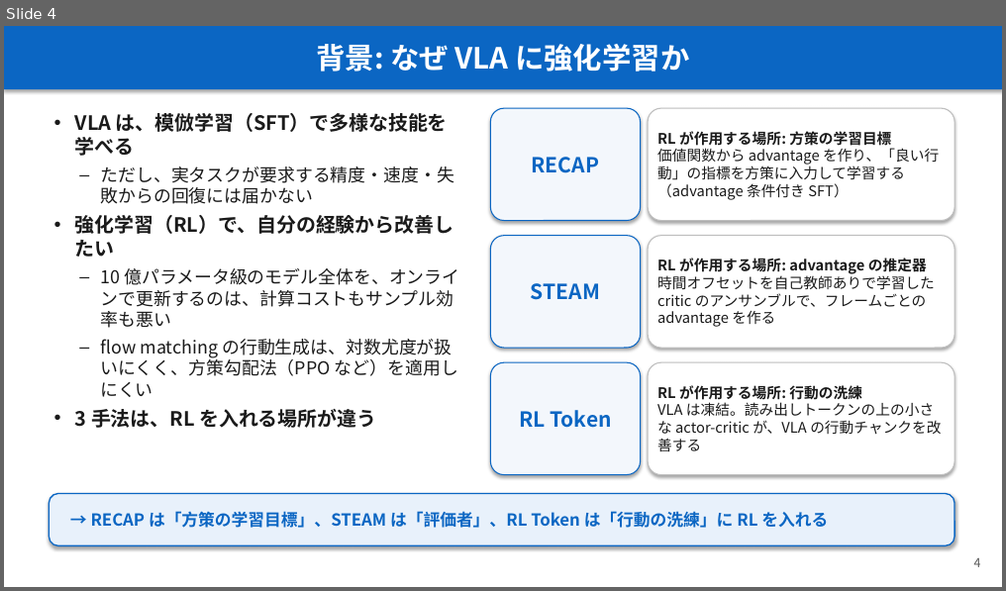
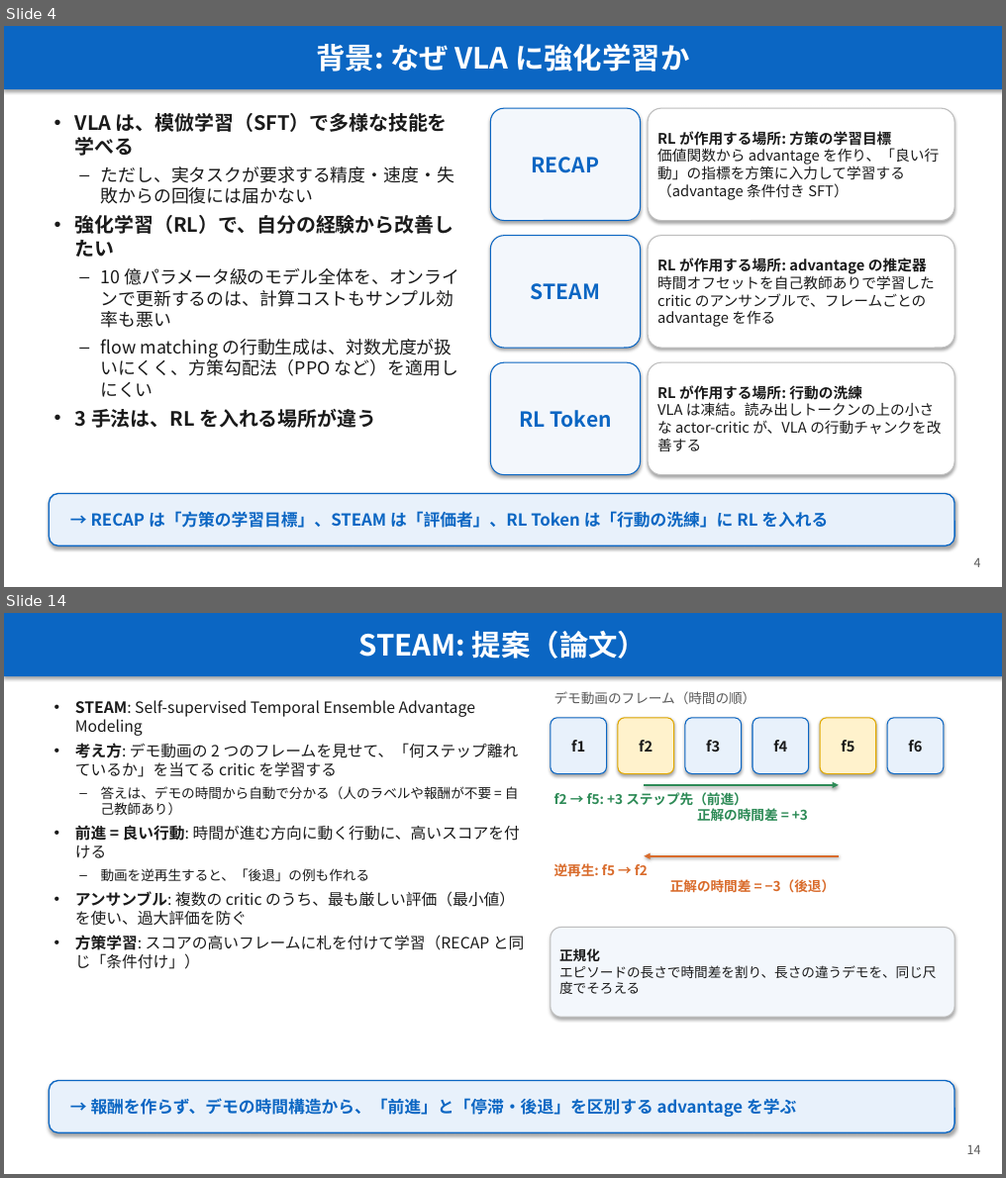
Before and after one commit to Junhand/libero_RL, a slide deck: docs/RECAP_STEAM_RLToken.pptx. Shown one above the other, each under a label of ours: slide 4 before the commit, slides 4 and 14 after it; the slides between them are not shown. The pictures are 1006x591 and 1006x1178 pixels, drawn with LibreOffice and Linux fonts; fonts in the diff are those of the drawing. Boxes give left, top, right and bottom in pixels: in the first picture for what was removed or moved away, otherwise in the second. Text is boxed around its words. In the diff, an @@ line names an element or a change of style, - is before the commit and + after.

```diff
--- a/docs/RECAP_STEAM_RLToken.pptx
+++ b/docs/RECAP_STEAM_RLToken.pptx
@@ slide 14 added at [4,613,1002,1174], background #FFFFFF @@
@@ rectangle added at [4,613,1002,676], fill #0B66C3, 28 pt, text #FFFFFF, bold @@
+STEAM: 提案（論文）
@@ text added at [75,700,524,969], 15 pt, text #1A1A1A @@
+• STEAM: Self-supervised Temporal Ensemble Advantage Modeling
+• 考え方: デモ動画の 2 つのフレームを見せて、「何ステップ離れているか」を当てる critic を学習する
+– 答えは、デモの時間から自動で分かる（人のラベルや報酬が不要 = 自己教師あり）
+• 前進 = 良い行動: 時間が進む方向に動く行動に、高いスコアを付ける
+– 動画を逆再生すると、「後退」の例も作れる
+• アンサンブル: 複数の critic のうち、最も厳しい評価（最小値）を使い、過大評価を防ぐ
+• 方策学習: スコアの高いフレームに札を付けて学習（RECAP と同じ「条件付け」）
@@ text added at [554,691,756,704], 13 pt, text #595959 @@
+デモ動画のフレーム（時間の順）
@@ rounded rectangle added at [550,718,607,774], fill #E8F1FB, outline #0B66C3 1 pt, 14 pt, text #1A1A1A, bold @@
+f1
@@ rounded rectangle added at [618,718,674,774], fill #FFF2CC, outline #E0A800 1 pt, 14 pt, text #1A1A1A, bold @@
+f2
@@ rounded rectangle added at [685,718,742,774], fill #E8F1FB, outline #0B66C3 1 pt, 14 pt, text #1A1A1A, bold @@
+f3
@@ rounded rectangle added at [752,718,809,774], fill #E8F1FB, outline #0B66C3 1 pt, 14 pt, text #1A1A1A, bold @@
+f4
@@ rounded rectangle added at [820,718,876,774], fill #FFF2CC, outline #E0A800 1 pt, 14 pt, text #1A1A1A, bold @@
+f5
@@ rounded rectangle added at [887,718,944,774], fill #E8F1FB, outline #0B66C3 1 pt, 14 pt, text #1A1A1A, bold @@
+f6
@@ arrow added from (645, 785) to (839, 785), #2E8B57 2 pt @@
@@ text added at [554,792,808,821], 13 pt, text #2E8B57, bold @@
+f2 → f5: +3 ステップ先（前進）
+正解の時間差 = +3
@@ text added at [554,863,836,893], 13 pt, text #D96B2B, bold @@
+逆再生: f5 → f2
+正解の時間差 = −3（後退）
@@ arrow added from (839, 857) to (645, 857), #D96B2B 2 pt @@
@@ rounded rectangle added at [550,928,954,1017], fill #F3F7FC, outline #BFBFBF 1 pt, 13 pt, text #1A1A1A @@
+正規化
+エピソードの長さで時間差を割り、長さの違うデモを、同じ尺度でそろえる
@@ rounded rectangle added at [49,1081,954,1134], fill #E8F1FB, outline #0B66C3 1.25 pt, 16 pt, text #0B66C3, bold @@
+→ 報酬を作らず、デモの時間構造から、「前進」と「停滞・後退」を区別する advantage を学ぶ
@@ text added at [967,1146,981,1155], 12 pt, text #595959 @@
+14
```
Also in this commit, not shown: 12 slides changed, 9 other slides added, 1 slide removed, 1 other file.
